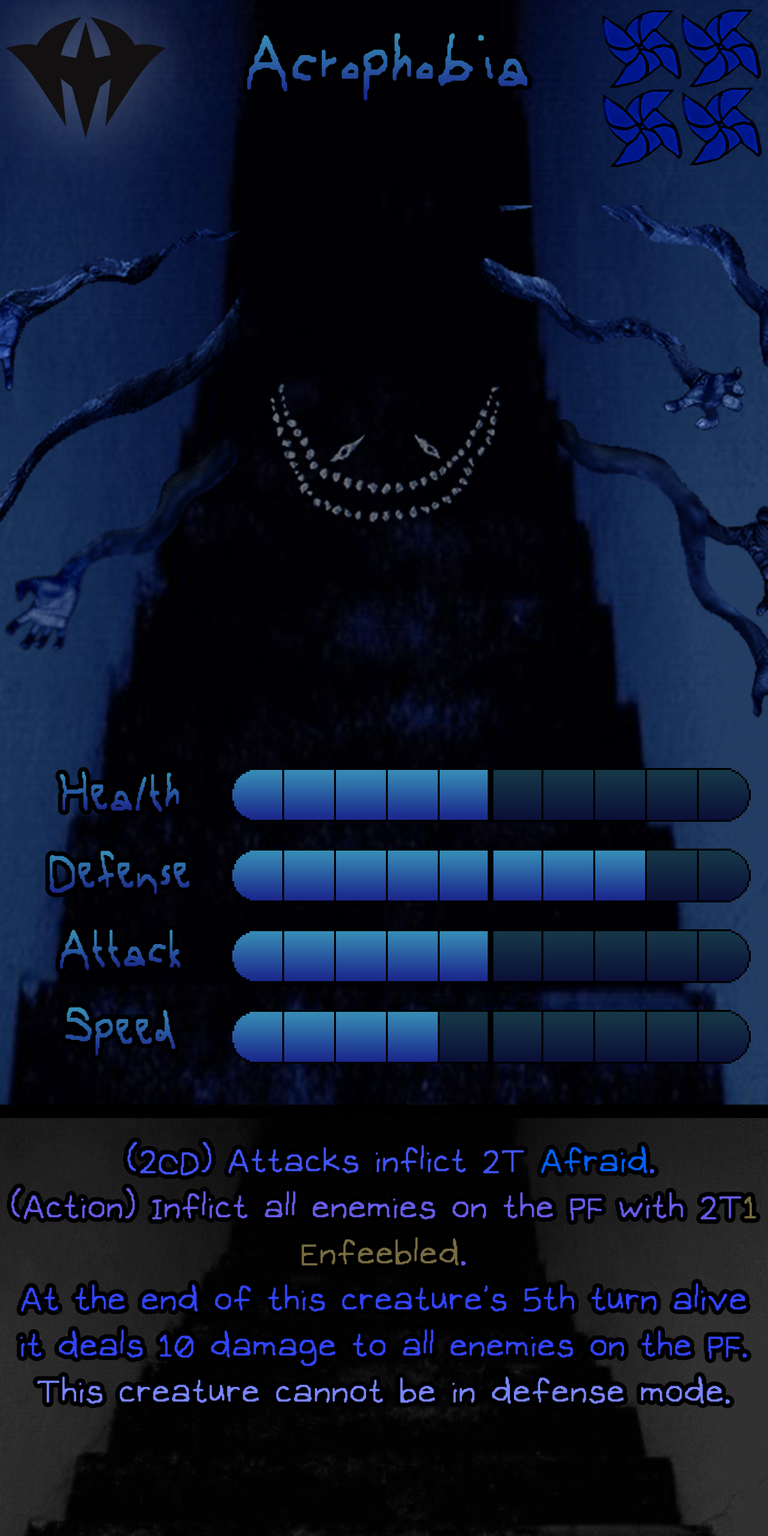
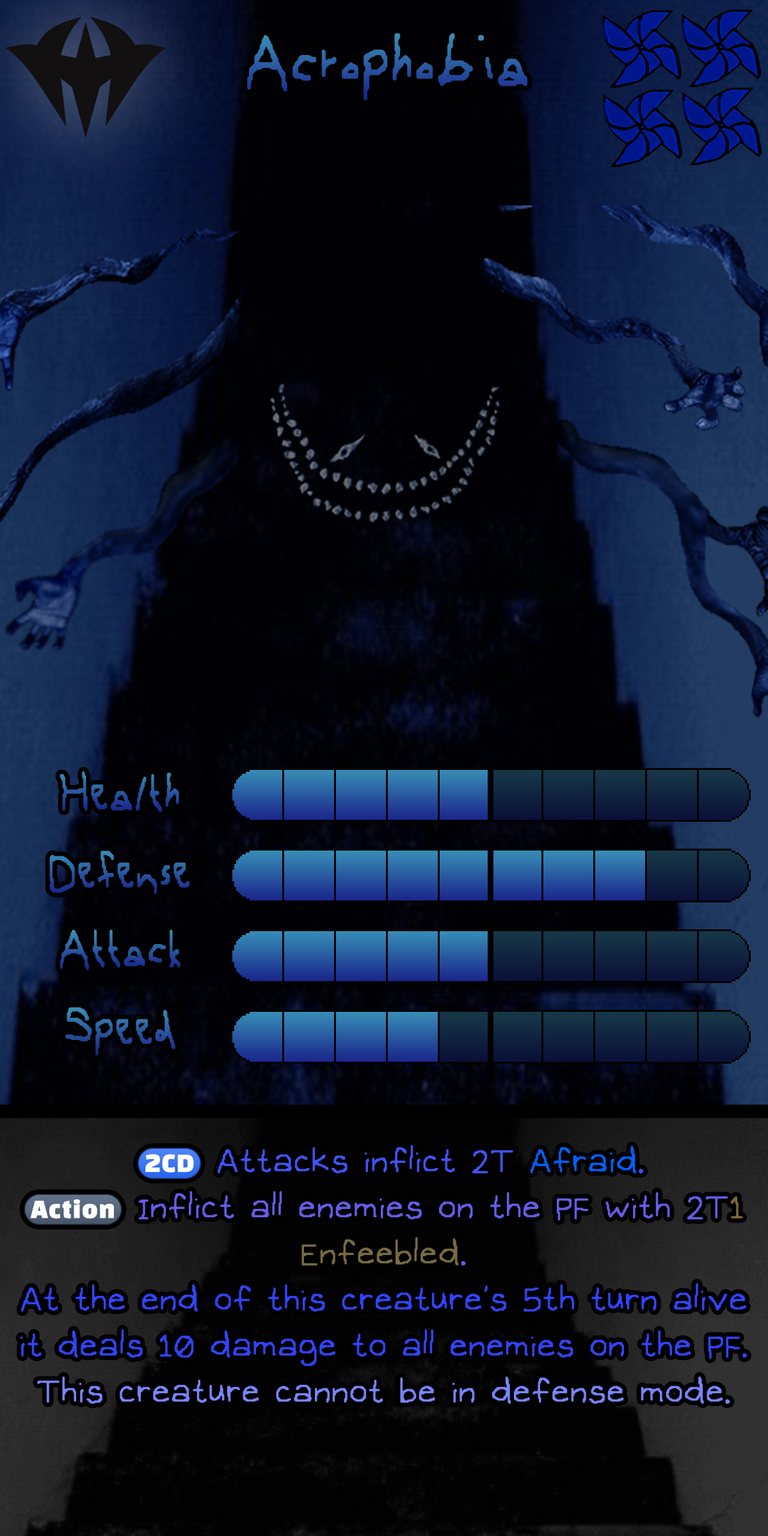
Layers edited between the first and the second w=768, h=1536 image:
painted on "Ability" over [10, 1141, 757, 1404]
